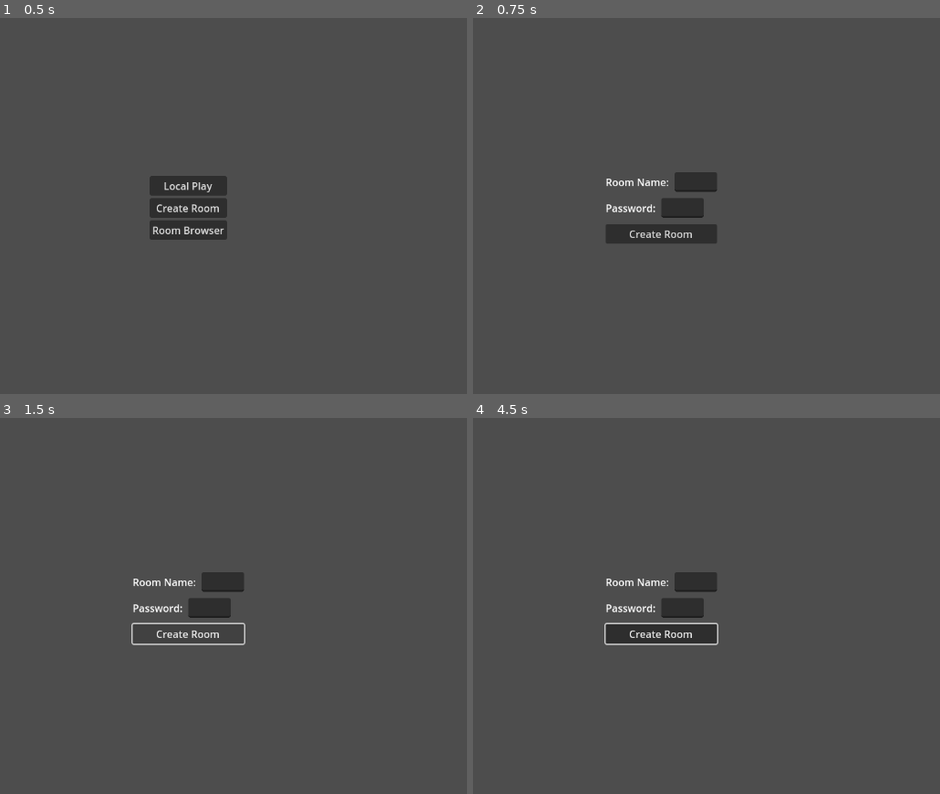
Above: before the commit, frames 1-4 (two rows, left to right).
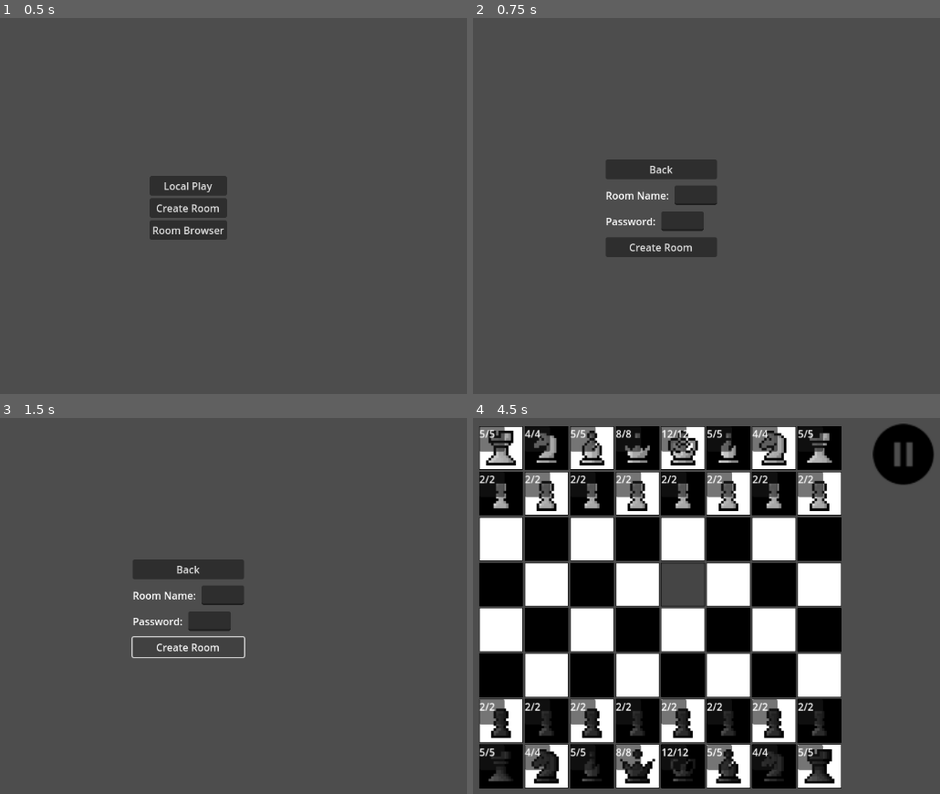
Above: after the commit, the same moments.

Repository: aiden10/chess2
Game: Godot game, scene res://scenes/pages/main_menu.tscn
Same seed, same stepped clock (60 frames per second), same inputs: the game is played once before the commit and once after it. This scene is started directly instead of the project's main scene.
Inputs (mouse positions are in pixels of both pictures, inside the frame that each line leads up to):
- Up to frame 1 (0.5 s): no input
- Up to frame 2 (0.75 s): click "Create Room" at 0.5 s
- Up to frame 3 (1.5 s): click "Create Room" at 1.25 s
- Up to frame 4 (4.5 s): click (659, 568) at 2 s, where only the run after the commit has a clickable "Back"; click (659, 628) at 2.75 s, where only the run after the commit has a clickable "Room Browser"; click (659, 538) at 3.5 s, where only the run after the commit has a clickable "Back"; click (659, 587) at 4.25 s, where only the run after the commit has a clickable "Local Play"

Frame 1 is identical in both runs. In frame 2, 3.6% of the frame differs, in the area x 28-53%, y 37-64%; in frame 3, 2.9%; in frame 4, 69%, in the area x 1-99%, y 1-99%.

Commit message:
added room browser and serialization functions

Diff:
--- a/classes/Piece.gd
+++ b/classes/Piece.gd
@@ -48,3 +48,17 @@
 
 func _to_string() -> String:
 	return str(PieceColor.keys()[color]) + " " + str(PieceType.keys()[type])
+
+func serialize() -> Dictionary:
+	var passive_name = passive.name if passive != null else null
+	var primary_name = primary.name if primary != null else null
+	var ultimate_name = ultimate.name if ultimate != null else null
+	return {
+		"position_x": position.x,
+		"position_y": position.y,
+		"color": color,
+		"type": type,
+		"passive_name": passive_name,
+		"primary_name": primary_name,
+		"ultimate_name": ultimate_name
+ 	}
--- a/globals/abilities.gd
+++ b/globals/abilities.gd
@@ -9,8 +9,6 @@
 static var black_swap_ability: SwapAbility
 static var black_buck_ability: BuckAbility
 
-static var black_abilities: Array[Ability] = []
-
 static var white_heal_ability: HealAbility
 static var white_barricade_ability: BarricadeAbility
 static var white_reverse_ability: ReverseAbility
@@ -18,7 +16,14 @@
 static var white_swap_ability: SwapAbility
 static var white_buck_ability: BuckAbility
 
-static var white_abilities: Array[Ability] = []
+static var white_ultimate_abilities: Dictionary = {}
+static var black_ultimate_abilities: Dictionary = {}
+
+static var passive_abilities: Dictionary = {}
+
+static var black_abilities: Dictionary = {}
+
+static var white_abilities: Dictionary = {}
 
 func _ready():
 	black_heal_ability = HealAbility.new()
@@ -27,12 +32,13 @@
 	black_inspire_ability = InspireAbility.new()
 	black_swap_ability = SwapAbility.new()
 	black_buck_ability = BuckAbility.new()
-	black_abilities.append(black_heal_ability)
-	black_abilities.append(black_barricade_ability)
-	black_abilities.append(black_reverse_ability)
-	black_abilities.append(black_inspire_ability)
-	black_abilities.append(black_swap_ability)
-	black_abilities.append(black_buck_ability)
+
+	black_abilities[AbilityInfo.heal_name] = black_heal_ability
+	black_abilities[AbilityInfo.barricade_name] = black_barricade_ability
+	black_abilities[AbilityInfo.reverse_name] = black_reverse_ability
+	black_abilities[AbilityInfo.inspire_name] = black_inspire_ability
+	black_abilities[AbilityInfo.swap_name] = black_swap_ability
+	black_abilities[AbilityInfo.buck_name] = black_buck_ability
 
 	white_heal_ability = HealAbility.new()
 	white_barricade_ability = BarricadeAbility.new()
@@ -40,9 +46,10 @@
 	white_inspire_ability = InspireAbility.new()
 	white_swap_ability = SwapAbility.new()
 	white_buck_ability = BuckAbility.new()
-	white_abilities.append(white_heal_ability)
-	white_abilities.append(white_barricade_ability)
-	white_abilities.append(white_reverse_ability)
-	white_abilities.append(white_inspire_ability)
-	white_abilities.append(white_swap_ability)
-	white_abilities.append(white_buck_ability)
+
+	white_abilities[AbilityInfo.heal_name] = white_heal_ability
+	white_abilities[AbilityInfo.barricade_name] = white_barricade_ability
+	white_abilities[AbilityInfo.reverse_name] = white_reverse_ability
+	white_abilities[AbilityInfo.inspire_name] = white_inspire_ability
+	white_abilities[AbilityInfo.swap_name] = white_swap_ability
+	white_abilities[AbilityInfo.buck_name] = white_buck_ability
--- a/globals/constants.gd
+++ b/globals/constants.gd
@@ -5,10 +5,20 @@
 const SPRITE_SIZE: float = 1.25
 const VALID_MOVE_TILE_COLOR = Color.AQUAMARINE
 const VALID_ATTACK_TILE_COLOR = Color.CRIMSON
-const SERVER_URL: String = ""
-const SOCKET_URL: String = ""
-## Could make it so that healing/damage abilities have different colors
 const VALID_ABILITY_TILE_COLOR = Color.DARK_VIOLET
+
+const SERVER_URL: String = "http://127.0.0.1:8000/"
+const SOCKET_URL: String = "ws://127.0.0.1:8000/ws"
+
+var pieces_dict = {
+	0: Pawn,
+	1: Rook,
+	2: Knight,
+	3: Bishop,
+	4: Queen,
+	5: King,
+	6: Wall
+}
 
 const PAWN_HP = 2
 const PAWN_STRENGTH = 1
--- a/globals/network_manager.gd
+++ b/globals/network_manager.gd
@@ -1,6 +1,6 @@
 extends Node
 
-signal connection_established(player_color: String)
+signal connection_established(player_color: int)
 signal game_started
 signal state_updated(game_state: Dictionary, board_state: Dictionary)
 signal player_disconnected(message: String)
@@ -10,14 +10,84 @@
 var is_connected := false
 var room_info: Dictionary
 
-## TODO
 func serialize_game_state() -> Dictionary:
-	return {}
+	var ability_type = ""
+	if GameState.selected_ability in Abilities.white_ultimate_abilities.values() + Abilities.black_ultimate_abilities.values():
+		ability_type = "ultimate"
+	else:
+		ability_type = "primary"
+	return {
+		"selected_x": GameState.selected_piece.position.x,
+		"selected_y": GameState.selected_piece.position.y,
+		"ability_type": ability_type,
+		"turn": GameState.turn
+		}
 
 func serialize_board_state() -> Dictionary:
-	return {}
+	var serialized_board = []
+	for row in BoardState.ROWS:
+		var new_row = []
+		new_row.resize(BoardState.COLS)
+		serialized_board.append(new_row)
 
-func connect_to_room(room_name: String, password: String) -> void:
+	for row in BoardState.ROWS:
+		for col in BoardState.COLS:
+			var piece: Piece = BoardState.board[row][col]
+			if piece == null:
+				serialized_board[row][col] = null
+			else:
+				serialized_board[row][col] = piece.serialize()
+	return {
+		"board_state": serialized_board
+	}
+
+func deserialize_game_state(game_state: Dictionary):
+	GameState.turn = game_state["turn"]
+	var x = game_state["selected_x"]
+	var y = game_state["selected_y"]
+	var ability_type = game_state["ability_type"]
+	var piece: Piece = BoardState.board[x][y]
+	GameState.selected_piece = piece
+	if piece:
+		if ability_type == "primary":
+			GameState.selected_ability = piece.primary
+		else:
+			GameState.selected_ability = piece.ultimate
+	else:
+		GameState.selected_ability = null
+
+	## Redraw board
+	EventBus.piece_selected.emit()
+	EventBus.ability_selected.emit()
+
+func deserialize_board_state(board_state: Dictionary):
+	var board = board_state["board_state"]
+	BoardFunctions.reset_board()
+	for row in board.size():
+		for col in board[row].size():
+			var piece_data = board[row][col]
+			if piece_data == null:
+				BoardState.board[row][col] = null
+			else:
+				var new_piece: Piece
+				var piece_type = piece_data["type"]
+				var piece_color = piece_data["color"]
+				var piece_position = Vector2i(piece_data["position_x"], piece_data["position_y"])
+				var piece_primary_name = piece_data["primary_name"]
+				var piece_passive_name = piece_data["passive_name"]
+				var piece_ultimate_name = piece_data["ultimate_name"]
+				var piece_primary = Abilities.black_abilities[piece_primary_name] if piece_color == 1 else Abilities.white_abilities[piece_primary_name]
+				if piece_passive_name:
+					var piece_passive = Abilities.passive_abilities[piece_ultimate_name]
+				if piece_ultimate_name:
+					var piece_ultimate = Abilities.black_ultimate_abilities[piece_ultimate_name] if piece_color == 1 else Abilities.white_ultimate_abilities[piece_ultimate_name]
+				new_piece = Constants.pieces_dict[piece_type].new(piece_color)
+				BoardState.board[row][col] = new_piece
+
+	## Redraw board
+	EventBus.piece_selected.emit()
+
+func connect_to_room(room_name: String, password: String) -> bool:
 	room_info = {
 		"room_name": room_name,
 		"password": password
@@ -28,10 +98,11 @@
 
 	if err != OK:
 		connection_error.emit("Failed to connect to server")
-		return
+		return false
 
 	# Start processing socket state
 	set_process(true)
+	return true
 
 func send_game_state(game_state: Dictionary, board_state: Dictionary) -> void:
 	if not is_connected:
@@ -42,7 +113,15 @@
 		"game_state": game_state,
 		"board_state": board_state
 	}
-	socket.send_string(JSON.stringify(data))
+	socket.send_text(JSON.stringify(data))
+
+func close_connection() -> void:
+	if socket:
+		socket.close()  # This sends a close frame to the server
+		set_process(false)
+		GameState.player_count = 0
+		GameState.player_color = 0
+		socket = null  # Clear the socket reference
 
 func _process(_delta: float) -> void:
 	if not socket:
@@ -57,15 +136,18 @@
 			if not is_connected:
 				is_connected = true
 				# Send room info once connected
-				socket.send_string(JSON.stringify(room_info))
+				socket.send_text(JSON.stringify(room_info))
 
 			while socket.get_available_packet_count():
 				var packet = socket.get_packet()
 				var data = JSON.parse_string(packet.get_string_from_utf8())
+				print(data)
 
 				match data["type"]:
 					"connected":
 						connection_established.emit(data["color"])
+						GameState.player_count += 1
+						GameState.player_color = data["color"]
 						if data.has("game_state"):
 							state_updated.emit(data["game_state"], data["board_state"])
 
@@ -77,6 +159,7 @@
 						state_updated.emit(data["game_state"], data["board_state"])
 
 					"player_disconnected":
+						GameState.player_count -= 1
 						player_disconnected.emit(data["message"])
 
 					"error":
--- a/scenes/pages/create_room.tscn
+++ b/scenes/pages/create_room.tscn
@@ -15,6 +15,10 @@
 [node name="VBoxContainer" type="VBoxContainer" parent="."]
 layout_mode = 2
 theme_override_constants/separation = 10
+
+[node name="BackButton" type="Button" parent="VBoxContainer"]
+layout_mode = 2
+text = "Back"
 
 [node name="HBoxContainer" type="HBoxContainer" parent="VBoxContainer"]
 layout_mode = 2
--- a/scenes/pages/room_browser.tscn
+++ b/scenes/pages/room_browser.tscn
@@ -1,9 +1,64 @@
-[gd_scene format=3 uid="uid://bucllqgfuprtc"]
+[gd_scene load_steps=8 format=3 uid="uid://bucllqgfuprtc"]
 
-[node name="RoomBrowser" type="Control"]
-layout_mode = 3
+[ext_resource type="Script" path="res://scripts/ui/pages/room_browser.gd" id="1_443mq"]
+
+[sub_resource type="StyleBoxEmpty" id="StyleBoxEmpty_q43ye"]
+
+[sub_resource type="StyleBoxEmpty" id="StyleBoxEmpty_d18qa"]
+
+[sub_resource type="StyleBoxEmpty" id="StyleBoxEmpty_h2a7d"]
+
+[sub_resource type="StyleBoxEmpty" id="StyleBoxEmpty_7i1jm"]
+
+[sub_resource type="StyleBoxEmpty" id="StyleBoxEmpty_vdecx"]
+
+[sub_resource type="Theme" id="Theme_7pga2"]
+VScrollBar/styles/grabber = SubResource("StyleBoxEmpty_q43ye")
+VScrollBar/styles/grabber_highlight = SubResource("StyleBoxEmpty_d18qa")
+VScrollBar/styles/grabber_pressed = SubResource("StyleBoxEmpty_h2a7d")
+VScrollBar/styles/scroll = SubResource("StyleBoxEmpty_7i1jm")
+VScrollBar/styles/scroll_focus = SubResource("StyleBoxEmpty_vdecx")
+
+[node name="RoomBrowser" type="CenterContainer"]
 anchors_preset = 15
 anchor_right = 1.0
 anchor_bottom = 1.0
+offset_left = -2.0
+offset_top = -24.0
+offset_right = -2.0
+offset_bottom = -24.0
 grow_horizontal = 2
 grow_vertical = 2
+script = ExtResource("1_443mq")
+
+[node name="HTTPRequest" type="HTTPRequest" parent="."]
+
+[node name="VBoxContainer" type="VBoxContainer" parent="."]
+layout_mode = 2
+
+[node name="BackButton" type="Button" parent="VBoxContainer"]
+layout_mode = 2
+text = "Back"
+
+[node name="ScrollContainer" type="ScrollContainer" parent="VBoxContainer"]
+custom_minimum_size = Vector2(100, 100)
+layout_mode = 2
+size_flags_vertical = 3
+theme = SubResource("Theme_7pga2")
+
+[node name="RoomContainer" type="VBoxContainer" parent="VBoxContainer/ScrollContainer"]
+layout_mode = 2
+
+[node name="JoinButton" type="Button" parent="VBoxContainer"]
+layout_mode = 2
+text = "Join"
+
+[node name="HBoxContainer" type="HBoxContainer" parent="VBoxContainer"]
+layout_mode = 2
+
+[node name="Label" type="Label" parent="VBoxContainer/HBoxContainer"]
+layout_mode = 2
+text = "Password: "
+
+[node name="PasswordField" type="LineEdit" parent="VBoxContainer/HBoxContainer"]
+layout_mode = 2
--- a/scenes/ui/pause_menu.tscn
+++ b/scenes/ui/pause_menu.tscn
@@ -1,7 +1,6 @@
-[gd_scene load_steps=3 format=3 uid="uid://dodpfgw1dbxr1"]
+[gd_scene load_steps=2 format=3 uid="uid://dodpfgw1dbxr1"]
 
 [ext_resource type="Script" path="res://scripts/ui/pause_menu.gd" id="1_sljsh"]
-[ext_resource type="PackedScene" uid="uid://ygopmyhooym2" path="res://scenes/pages/main_menu.tscn" id="2_acn3l"]
 
 [node name="PauseMenu" type="CenterContainer"]
 anchors_preset = 15
@@ -10,7 +9,6 @@
 grow_horizontal = 2
 grow_vertical = 2
 script = ExtResource("1_sljsh")
-main_menu_scene = ExtResource("2_acn3l")
 
 [node name="Background" type="ColorRect" parent="."]
 layout_mode = 2
--- a/scripts/action_handler.gd
+++ b/scripts/action_handler.gd
@@ -6,9 +6,10 @@
 ## [other_piece]: the board value at the position that was clicked
 ## [row], [col]: the x and y position of the clicked tile
 func selection_handler(other_piece: Piece, row: int, col: int) -> void:
-	## Can't select other pieces in multiplayer to keep it simple
+
+	## Can't select other pieces in multiplayer to keep it simple and can't select anything until both players join
 	if GameState.is_multiplayer and other_piece:
-		if other_piece.color != GameState.selected_piece.color:
+		if other_piece.color != GameState.player_color or GameState.player_count < 2:
 			return
 
 	## Check if ability used
--- a/scripts/board/board_functions.gd
+++ b/scripts/board/board_functions.gd
@@ -55,12 +55,13 @@
 		for col in BoardState.board[row].size():
 			BoardState.board[row][col] = null
 
+static func populate_board() -> void:
+	reset_board()
+
+	## Feels like a side effect
 	GameState.selected_piece = null
 	GameState.selected_ability = null
 	GameState.turn = 0
-
-static func populate_board() -> void:
-	reset_board()
 
 	## White pieces back row (from left to right: 0,0 to 7,0)
 	var white_rook1 = Rook.new(Piece.PieceColor.WHITE)
--- a/scripts/multiplayer_main.gd
+++ b/scripts/multiplayer_main.gd
@@ -13,17 +13,21 @@
 
 ## When the other player does something
 func _on_state_updated(game_state: Dictionary, board_state: Dictionary) -> void:
+	NetworkManager.deserialize_game_state(game_state)
+	NetworkManager.deserialize_board_state(board_state)
 	GameState.current_turn = game_state["current_turn"]
 	EventBus.piece_selected.emit()
 
 func _on_game_started() -> void:
-	pass
+	print("Game started")
 
 func _on_player_disconnected(message: String) -> void:
-	pass
+	print("Player disconnected")
 
 ## When you do something
 func _selection_made() -> void:
-	var game_state = NetworkManager.serialize_game_state()
-	var board_state = NetworkManager.serialize_board_state()
-	NetworkManager.send_game_state(game_state, board_state)
+	if GameState.selected_piece:
+		if GameState.selected_piece.color == GameState.player_color:
+			var game_state = NetworkManager.serialize_game_state()
+			var board_state = NetworkManager.serialize_board_state()
+			NetworkManager.send_game_state(game_state, board_state)
--- a/scripts/turn_handler.gd
+++ b/scripts/turn_handler.gd
@@ -19,7 +19,7 @@
 
 ## What happens at the start of each turn
 func start_turn() -> void:
-	var abilities = Abilities.white_abilities + Abilities.black_abilities
+	var abilities = Abilities.white_abilities.values() + Abilities.black_abilities.values()
 	for ability in abilities:
 		if ability.cooldown > 0:
 			ability.cooldown -= 1
--- a/scripts/ui/pages/create_room.gd
+++ b/scripts/ui/pages/create_room.gd
@@ -1,41 +1,28 @@
 extends CenterContainer
 
 @onready var create_room_button: Button = $VBoxContainer/CreateRoomButton
+@onready var back_button: Button = $VBoxContainer/BackButton
 @onready var room_field: LineEdit = $VBoxContainer/HBoxContainer/RoomNameField
 @onready var password_field: LineEdit = $VBoxContainer/HBoxContainer2/PasswordField
 @export var multiplayer_scene: PackedScene
 
 func _ready() -> void:
 	create_room_button.pressed.connect(_create_room)
+	back_button.pressed.connect(_back)
 	NetworkManager.connection_established.connect(_on_connection_established)
 	NetworkManager.connection_error.connect(_on_connection_error)
 
-func _load_multiplayer() -> void:
-	get_tree().paused = false
-
-	# Load and instance the new game scene first
-	var new_game = multiplayer_scene.instantiate()
-
-	# Get the root node
-	var root = get_tree().root
-
-	# Add the new game scene
-	root.add_child(new_game)
-
-	# Update current_scene reference
-	get_tree().current_scene = new_game
-
-	# Clean up the menu scene last
-	queue_free()
+func _back() -> void:
+	get_tree().change_scene_to_file("res://scenes/pages/main_menu.tscn")
 
 func _create_room() -> void:
 	var room_name = room_field.text
 	var password = password_field.text
 	NetworkManager.connect_to_room(room_name, password)
 
-func _on_connection_established(player_color: String) -> void:
+func _on_connection_established(player_color: int) -> void:
 	print("Connected as ", player_color)
-	_load_multiplayer()
+	get_tree().change_scene_to_file("res://scenes/multiplayer.tscn")
 
 func _on_connection_error(message: String) -> void:
 	print("Connection error: ", message)
--- a/scripts/ui/pages/main_menu.gd
+++ b/scripts/ui/pages/main_menu.gd
@@ -8,14 +8,15 @@
 @export var browser_scene: PackedScene
 
 func _ready() -> void:
-	local_play_button.pressed.connect(func(): switch_scene(local_play_scene))
-	create_room_button.pressed.connect(func(): switch_scene(create_room_scene))
-	browser_button.pressed.connect(func(): switch_scene(browser_scene))
+	local_play_button.pressed.connect(initialize_local_play_scene)
+	create_room_button.pressed.connect(initialize_create_room_scene)
+	browser_button.pressed.connect(initialize_browser_scene)
 
-func switch_scene(scene: PackedScene) -> void:
-	get_tree().paused = false
-	var new_scene = scene.instantiate()
-	var root = get_tree().root
-	root.add_child(new_scene)
-	get_tree().current_scene = new_scene
-	queue_free()
+func initialize_local_play_scene() -> void:
+	get_tree().change_scene_to_file("res://scenes/main.tscn")
+
+func initialize_create_room_scene() -> void:
+	get_tree().change_scene_to_file("res://scenes/pages/create_room.tscn")
+
+func initialize_browser_scene() -> void:
+	get_tree().change_scene_to_file("res://scenes/pages/room_browser.tscn")
--- /dev/null
+++ b/scripts/ui/pages/room_browser.gd
@@ -0,0 +1,51 @@
+extends CenterContainer
+
+@onready var http_request: HTTPRequest = $HTTPRequest
+@onready var room_container: VBoxContainer = $VBoxContainer/ScrollContainer/RoomContainer
+@onready var join_button: Button = $VBoxContainer/JoinButton
+@onready var back_button: Button = $VBoxContainer/BackButton
+@onready var password_field: LineEdit = $VBoxContainer/HBoxContainer/PasswordField
+var selected_room: String
+var rooms: Array = []
+
+func _ready() -> void:
+	back_button.pressed.connect(_back)
+	join_button.pressed.connect(_join_button_pressed)
+	NetworkManager.connection_established.connect(_on_connection_established)
+	NetworkManager.connection_error.connect(_on_connection_error)
+	http_request.request_completed.connect(_on_request_completed)
+	http_request.request(Constants.SERVER_URL + "rooms")
+
+func _on_request_completed(result, _response_code, _headers, body):
+	if result == HTTPRequest.RESULT_SUCCESS:
+		var json = JSON.parse_string(body.get_string_from_utf8())
+		rooms = json["rooms"]
+		for room in rooms:
+			add_room(room["name"])
+
+func add_room(room_name: String) -> void:
+	var room_button: Button = Button.new()
+	room_button.text = room_name
+	room_container.add_child(room_button)
+	room_button.pressed.connect(Callable(select_room).bind(room_button.text))
+
+func select_room(room_name: String) -> void:
+	selected_room = room_name
+
+func _join_button_pressed() -> void:
+	join(selected_room, password_field.text)
+
+func join(room_name: String, password: String) -> void:
+	var result: bool = NetworkManager.connect_to_room(room_name, password)
+	if not result:
+		print("Invalid password")
+
+func _on_connection_established(player_color: int) -> void:
+	print("Connected as ", player_color)
+	get_tree().change_scene_to_file("res://scenes/multiplayer.tscn")
+
+func _on_connection_error(message: String) -> void:
+	print("Connection error: ", message)
+
+func _back() -> void:
+	get_tree().change_scene_to_file("res://scenes/pages/main_menu.tscn")
--- a/scripts/ui/pause_menu.gd
+++ b/scripts/ui/pause_menu.gd
@@ -6,7 +6,6 @@
 @onready var tween: Tween
 
 @export var transition_speed: float = 0.3
-@export var main_menu_scene: PackedScene
 
 func _ready() -> void:
 	get_tree().root.size_changed.connect(_resize)
@@ -28,27 +27,17 @@
 
 func return_to_menu() -> void:
 	get_tree().paused = false
+	var menu_instance = load("res://scenes/pages/main_menu.tscn").instantiate()
+	var root = get_tree().root
+	var current_scene = get_tree().current_scene
+	root.add_child(menu_instance)
+	get_tree().current_scene = menu_instance
+	queue_free()  # Remove pause menu first
+	if is_instance_valid(current_scene):
+		current_scene.queue_free()  # Then remove the game scene
 
-	if main_menu_scene:
-		# Instance the main menu first
-		var menu_instance = main_menu_scene.instantiate()
-
-		# Get the root node
-		var root = get_tree().root
-
-		# Get the current game scene (should be the second to last child of root)
-		var current_scene = get_tree().current_scene
-
-		# Add the menu instance to root
-		root.add_child(menu_instance)
-
-		# Update the current scene reference
-		get_tree().current_scene = menu_instance
-
-		# Clean up
-		queue_free()  # Remove pause menu first
-		if is_instance_valid(current_scene):
-			current_scene.queue_free()  # Then remove the game scene
+	## Close socket when you exit
+	NetworkManager.close_connection()
 
 func _resize() -> void:
 	var viewport_size = get_viewport_rect().size
--- a/states/game_state.gd
+++ b/states/game_state.gd
@@ -4,4 +4,7 @@
 var selected_ability: Ability
 var turn: int = 0
 var winner: String
+
+var player_color: int
 var is_multiplayer: bool
+var player_count: int
